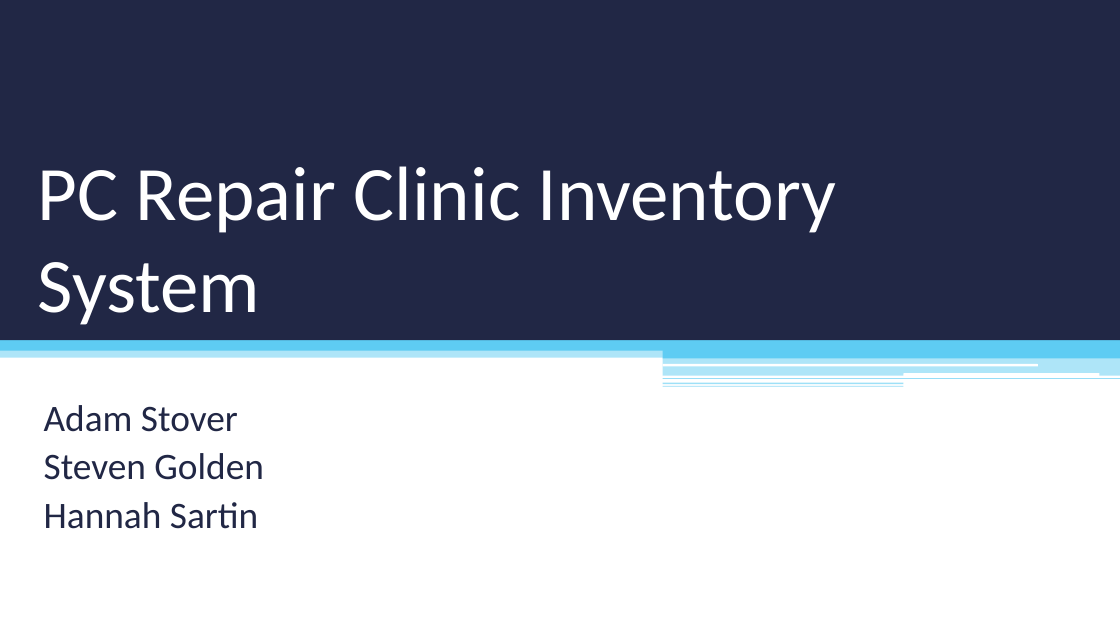
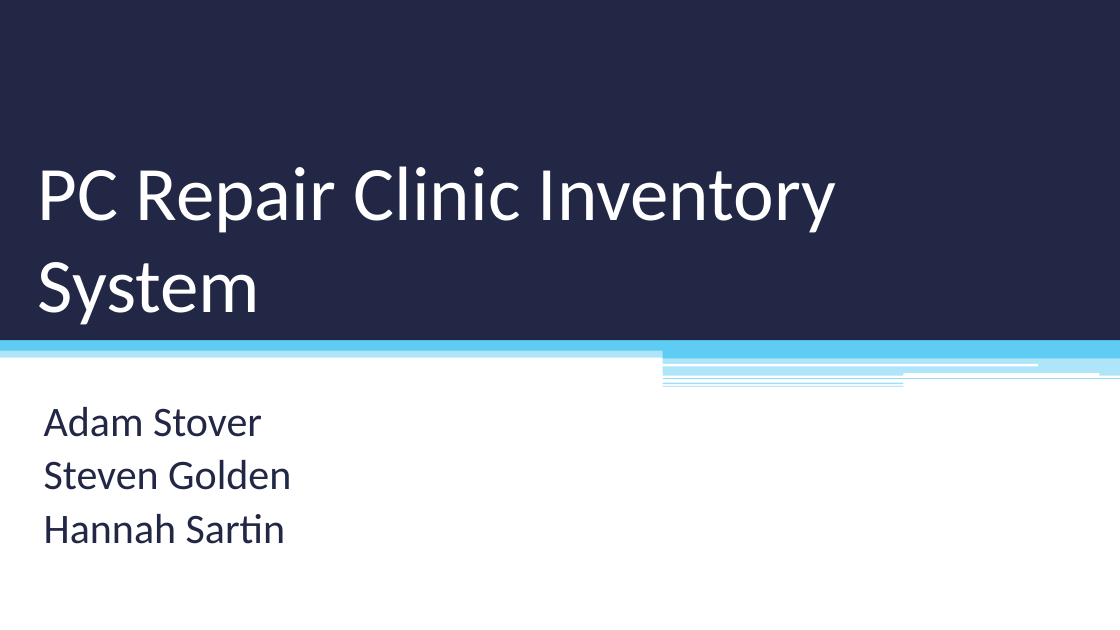
Before and after one commit to sylve0n/CIS260-PowerPoint, a slide deck: slide 1 of PC Repair Clinic Inventory System.pptx. Drawn at 1120x630 pixels with LibreOffice and Linux fonts; fonts in the diff are those of the drawing. Boxes give left, top, right and bottom in pixels: in the first picture for what was removed or moved away, otherwise in the second. Text is boxed around its words. In the diff, an @@ line names an element or a change of style, - is before the commit and + after.

```diff
--- a/PC Repair Clinic Inventory System.pptx
+++ b/PC Repair Clinic Inventory System.pptx
@@ subtitle "Adam Stover" at box(44, 407, 291, 544): size 32 to 36 pt @@
```
Also in this commit, not shown: 4 other slides changed, 1 other file.
